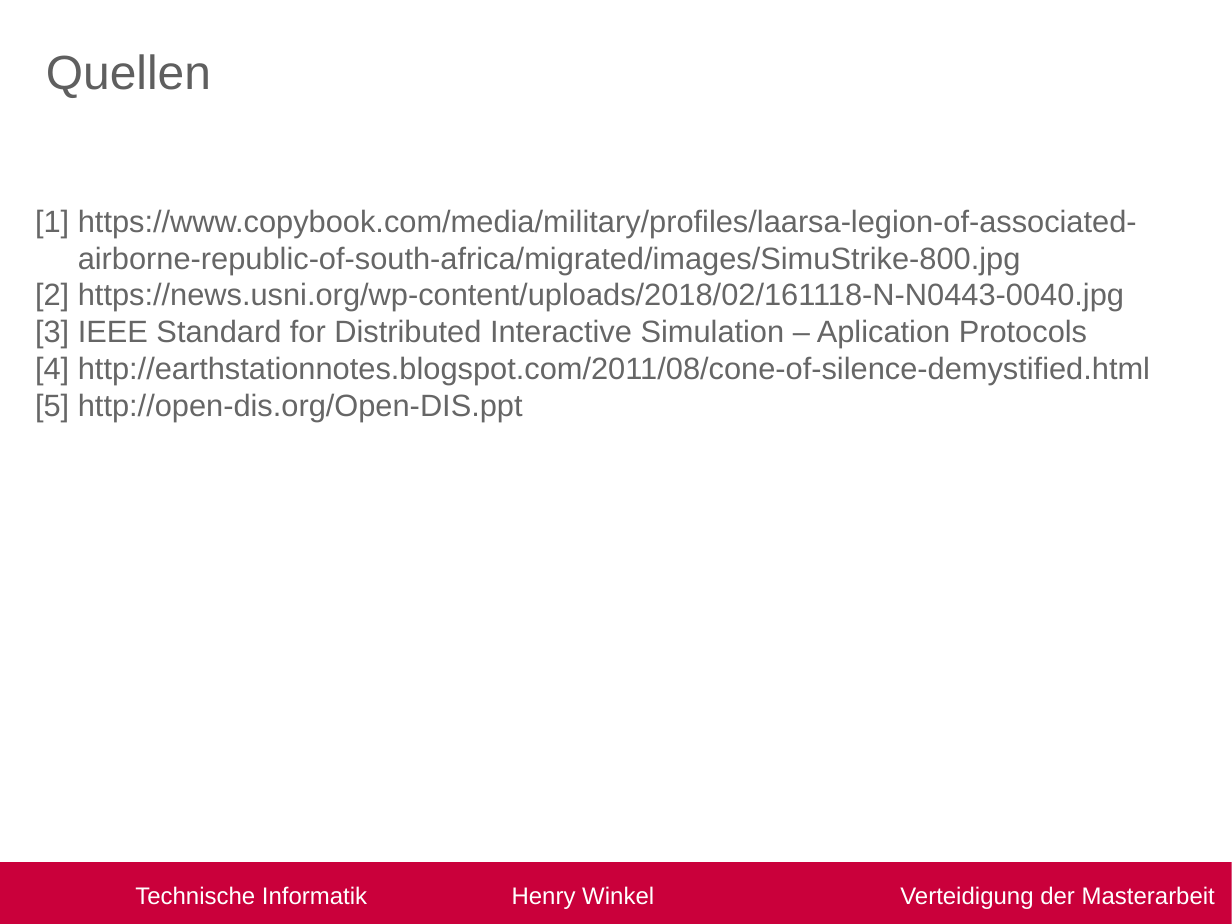
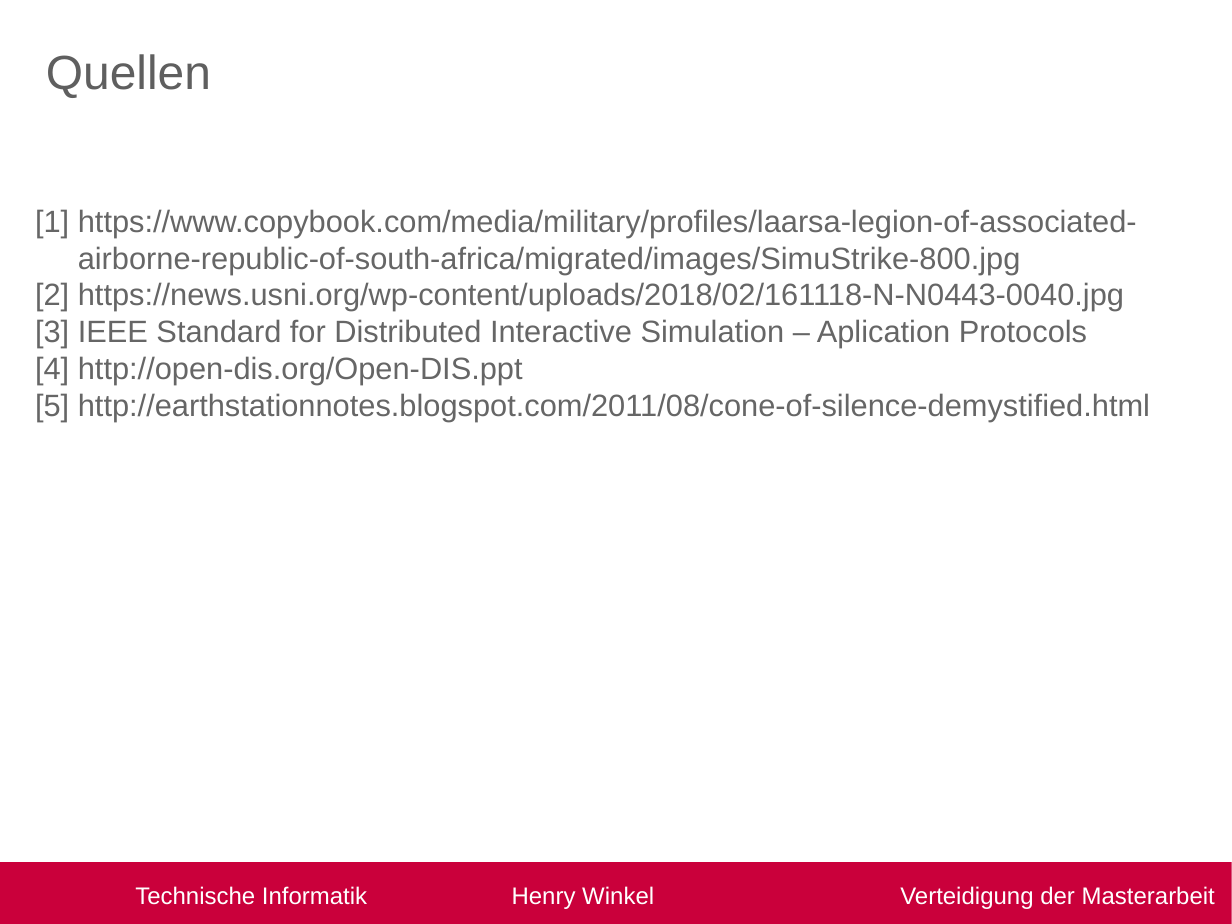
Before and after one commit to R3D454/Masterarbeit_neu, a slide deck: slide 24 of Verteitigung_info2.pptx. Drawn at 1232x924 pixels with LibreOffice and Linux fonts; fonts in the diff are those of the drawing; background and template pictures are left out. Boxes give left, top, right and bottom in pixels: in the first picture for what was removed or moved away, otherwise in the second. Text is boxed around its words. In the diff, an @@ line names an element or a change of style, - is before the commit and + after.

Commit message:
verteidigung v 1.1

```diff
--- a/Verteitigung_info2.pptx
+++ b/Verteitigung_info2.pptx
@@ text at box(35, 356, 1150, 422): text changed @@
-[4] http://earthstationnotes.blogspot.com/2011/08/cone-of-silence-demystified.html
-[5] http://open-dis.org/Open-DIS.ppt
+[4] http://open-dis.org/Open-DIS.ppt
+[5] http://earthstationnotes.blogspot.com/2011/08/cone-of-silence-demystified.html
```
